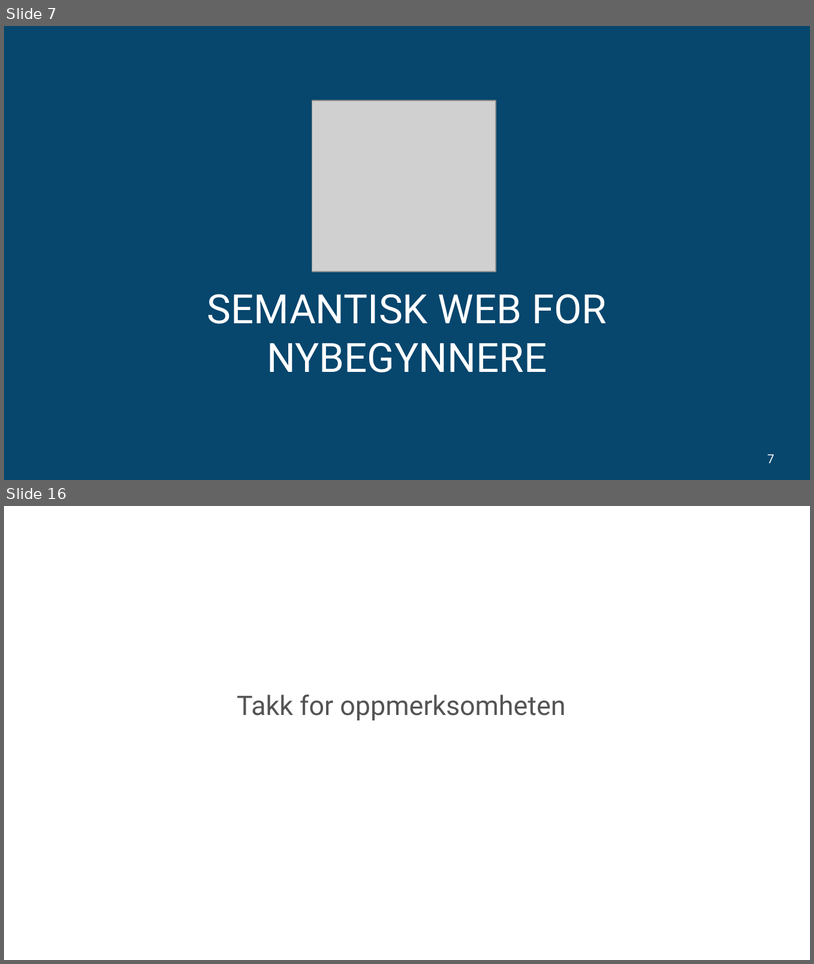
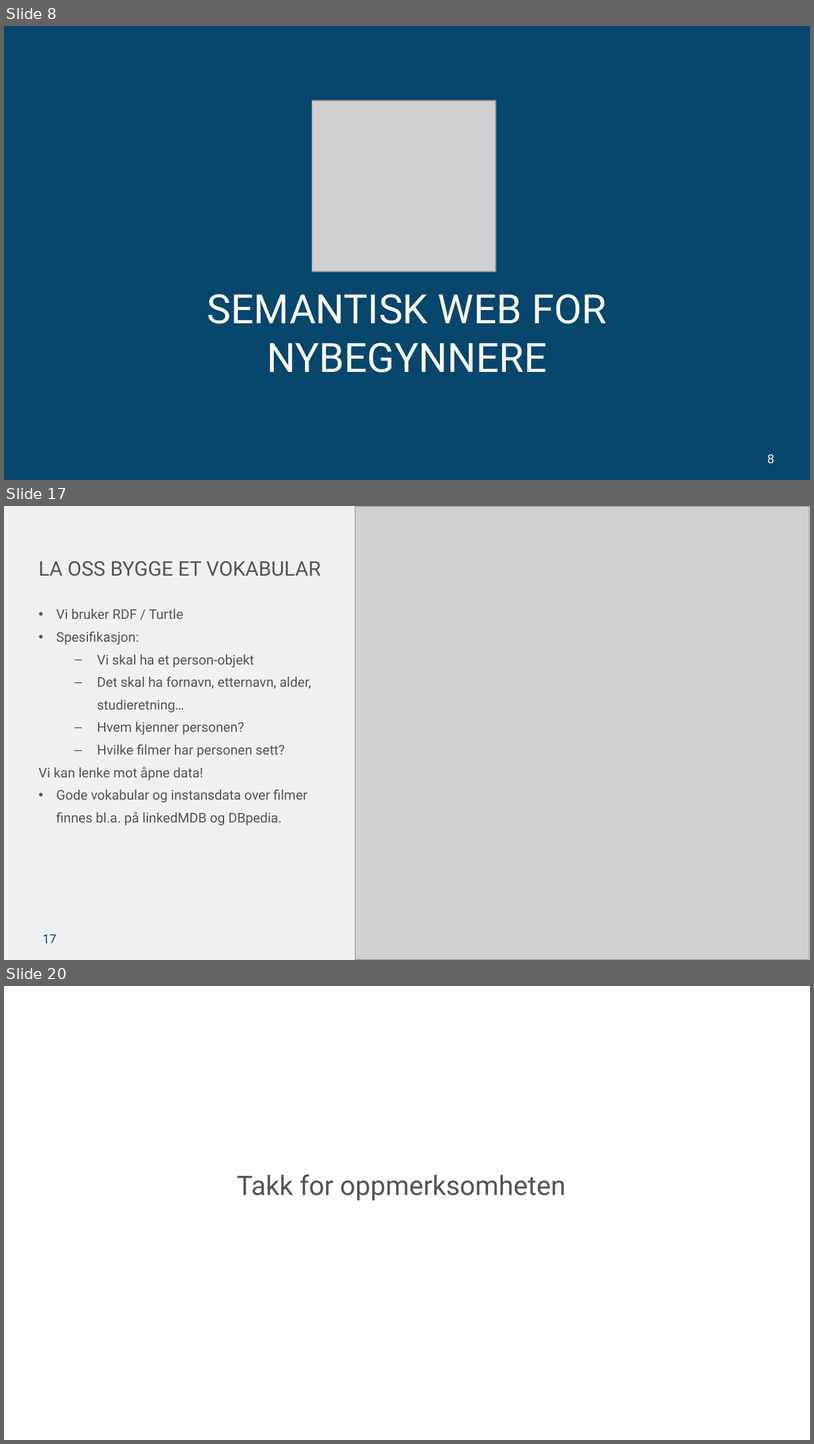
Before and after one commit to ttessem/SemWebKurs, a slide deck: SemWebKursUiB.pptx. Shown one above the other, each under a label of ours: slides 7 and 16 before the commit, slides 8, 17 and 20 after it; the slides between them are not shown. The pictures are 814x964 and 814x1444 pixels, drawn with LibreOffice and Linux fonts; fonts in the diff are those of the drawing; grey boxes stand for pictures; background and template pictures are left out. Boxes give left, top, right and bottom in pixels: in the first picture for what was removed or moved away, otherwise in the second. Text is boxed around its words. In the diff, an @@ line names an element or a change of style, - is before the commit and + after.

```diff
--- a/SemWebKursUiB.pptx
+++ b/SemWebKursUiB.pptx
@@ slide 17 added at <box>4,506,810,960</box>, background #F0F0F2 @@
@@ picture added at <box>356,506,810,960</box> @@
@@ title added at <box>39,561,321,576</box>, 18 pt, text #545454 @@
+LA OSS BYGGE ET VOKABULAR
@@ text added at <box>39,609,312,825</box>, 12 pt, text #545454 @@
+• Vi bruker RDF / Turtle
+• Spesifikasjon:
+  – Vi skal ha et person-objekt
+  – Det skal ha fornavn, etternavn, alder, studieretning…
+  – Hvem kjenner personen?
+  – Hvilke filmer har personen sett?
+Vi kan lenke mot åpne data!
+• Gode vokabular og instansdata over filmer finnes bl.a. på linkedMDB og DBpedia.
@@ page number added at <box>42,934,56,943</box>, 11 pt, text #07466D @@
+17
@@ what was slide 7 is now slide 8 @@
@@ page number at <box>768,454,775,463</box>: text changed @@
-7
+8
@@ what was slide 16 is now slide 20 @@
```
Also in this commit, not shown: 1 slide changed, 14 other slides added, 11 slides removed, 13 other files.
